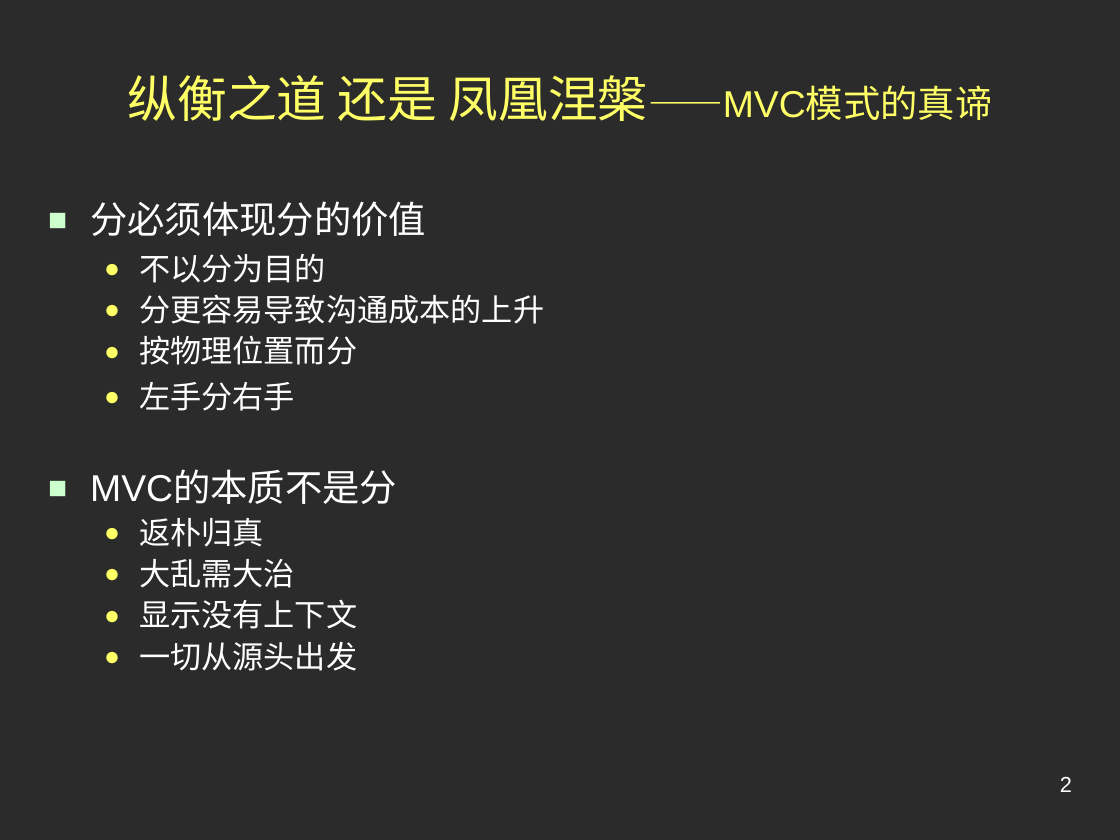
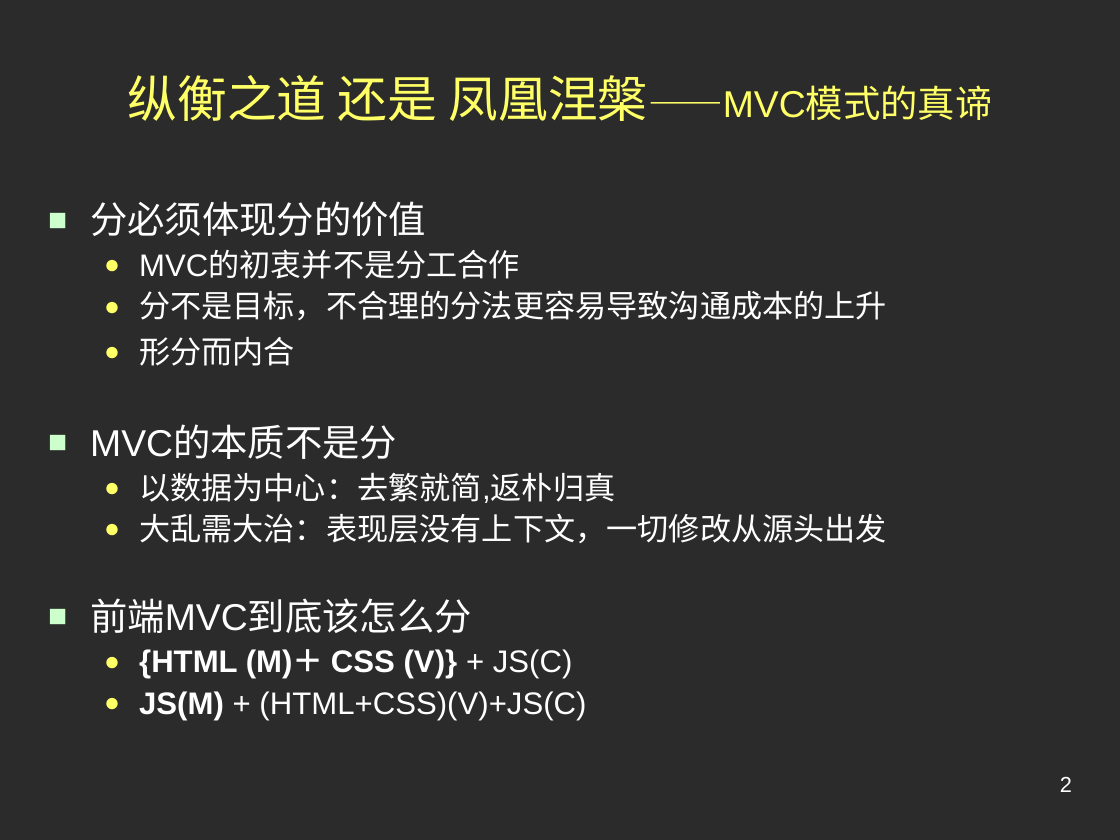
Before and after one commit to jindw/lite, a slide deck: slide 2 of trunk/Lite/web/doc/Preview.ppt. Drawn at 1120x840 pixels with LibreOffice and Linux fonts; fonts in the diff are those of the drawing; background and template pictures are left out; a plain dark background stands for a picture behind light text. Boxes give left, top, right and bottom in pixels: in the first picture for what was removed or moved away, otherwise in the second. Text is boxed around its words. In the diff, an @@ line names an element or a change of style, - is before the commit and + after.

```diff
--- a/trunk/Lite/web/doc/Preview.ppt
+++ b/trunk/Lite/web/doc/Preview.ppt
@@ text at bbox=[139, 251, 887, 366]: text changed @@
-  ● 不以分为目的
-  ● 分更容易导致沟通成本的上升
-  ● 按物理位置而分
-  ● 左手分右手
+  ● MVC的初衷并不是分工合作
+  ● 分不是目标，不合理的分法更容易导致沟通成本的上升
+  ● 形分而内合
@@ text at bbox=[90, 473, 887, 720]: text changed @@
-  ● 返朴归真
-  ● 大乱需大治
-  ● 显示没有上下文
-  ● 一切从源头出发
+  ● 以数据为中心：去繁就简,返朴归真
+  ● 大乱需大治：表现层没有上下文，一切修改从源头出发
+■ 前端MVC到底该怎么分
+  ● {HTML (M)＋ CSS (V)} + JS(C)
+  ● JS(M) + (HTML+CSS)(V)+JS(C)
```
Also in this commit, not shown: 6 other files.
